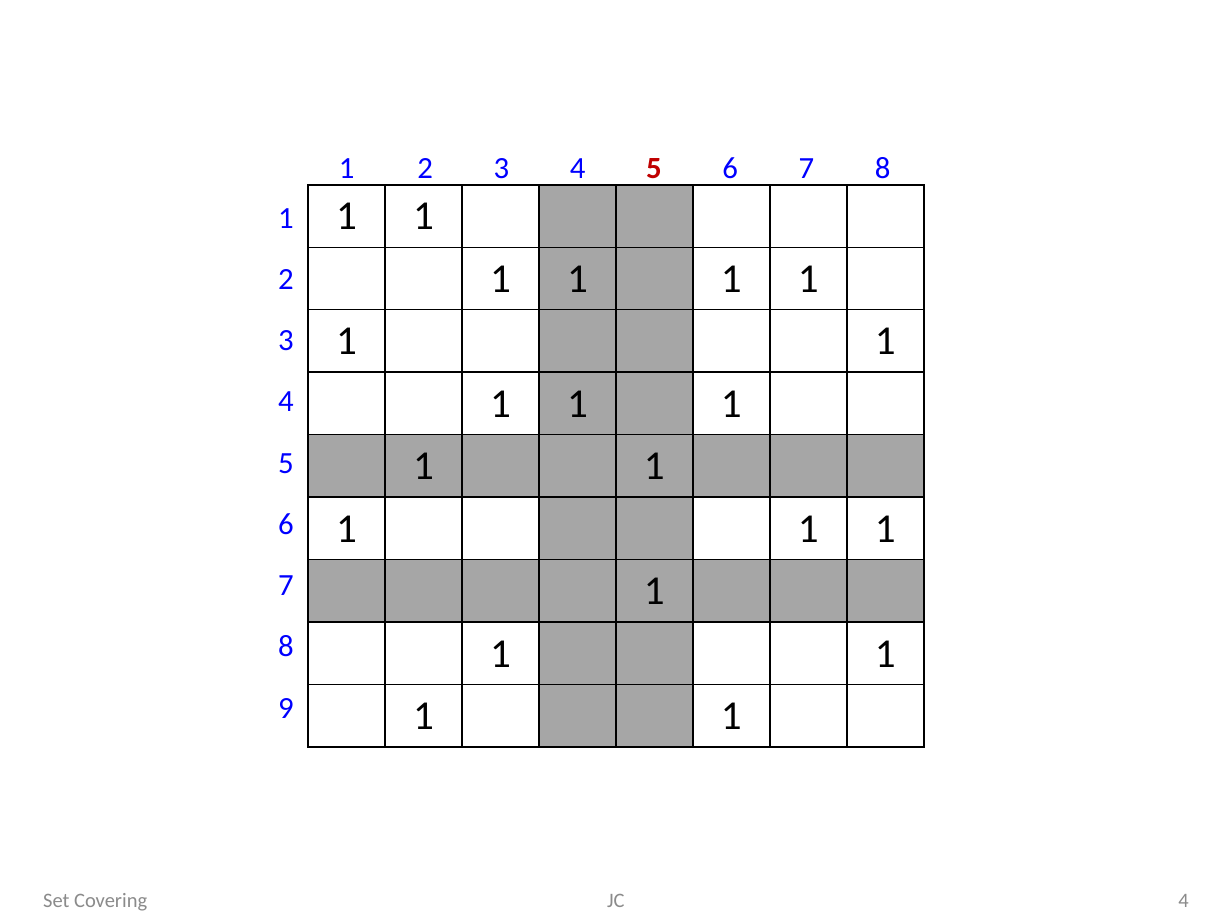
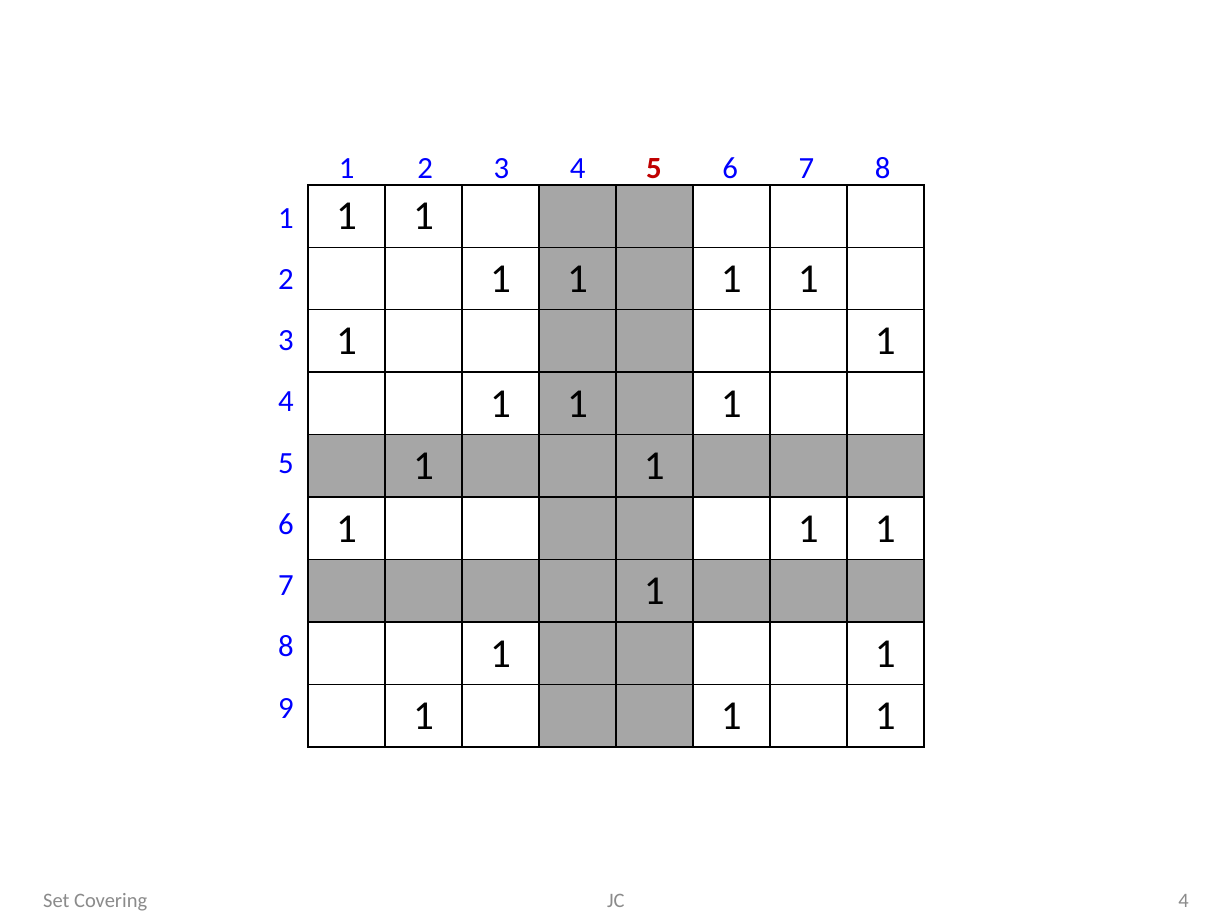
Before and after one commit to jproyo/upc-miri, a slide deck: slide 4 of avlsi/resources/SetCovering.pptx. Drawn at 1232x924 pixels with LibreOffice and Linux fonts; fonts in the diff are those of the drawing. Boxes give left, top, right and bottom in pixels: in the first picture for what was removed or moved away, otherwise in the second. Text is boxed around its words. In the diff, an @@ line names an element or a change of style, - is before the commit and + after.

```diff
--- a/avlsi/resources/SetCovering.pptx
+++ b/avlsi/resources/SetCovering.pptx
@@ table at bbox=[308, 185, 919, 739] @@
-row 9, column 8: 
+row 9, column 8: 1
```
Also in this commit, not shown: 1 other slide changed, 1 slide removed, 5 other files.
